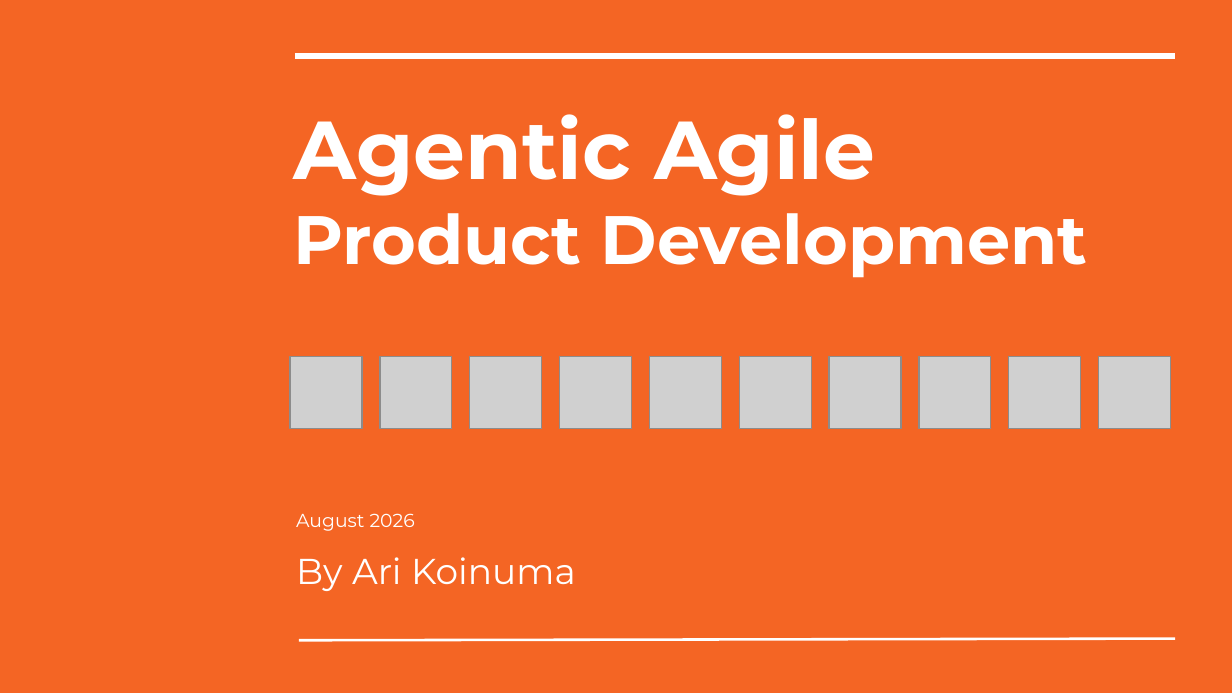
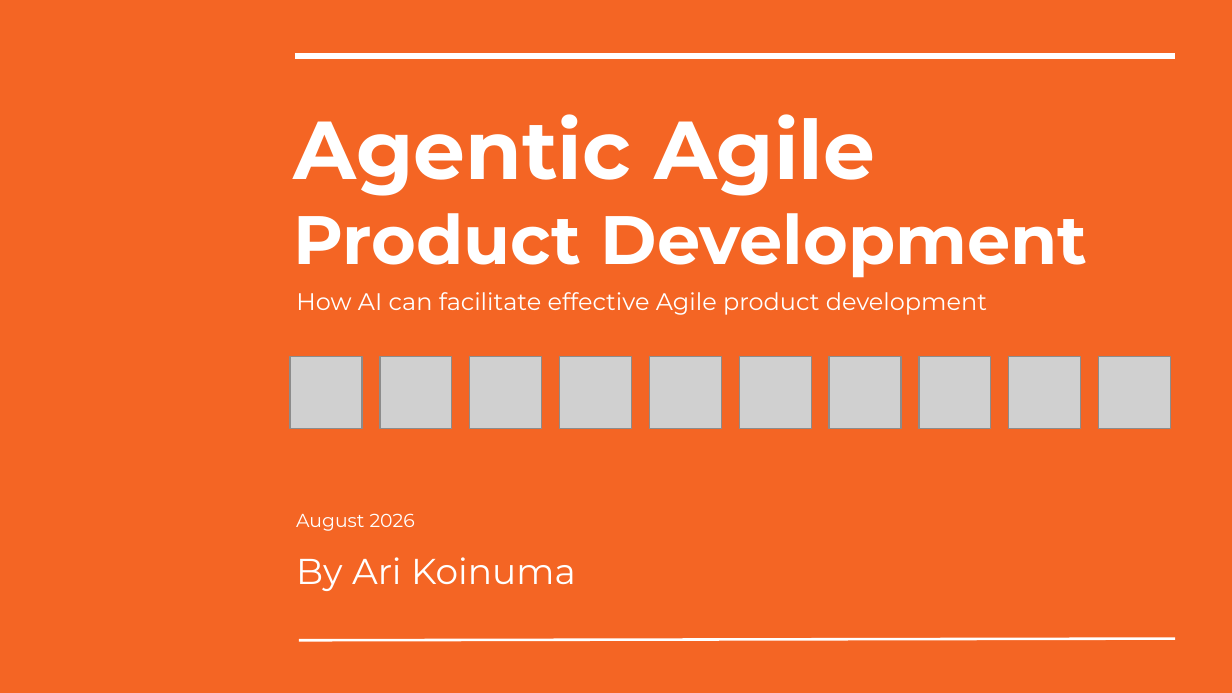
Before and after one commit to arikoinuma/agentic-agile-product-dev-pov, a slide deck: slide 1 of Agentic_Agile_Product_Development_by_Ari_Koinuma.pptx. Drawn at 1232x693 pixels with LibreOffice and Linux fonts; fonts in the diff are those of the drawing; grey boxes stand for pictures. Boxes give left, top, right and bottom in pixels: in the first picture for what was removed or moved away, otherwise in the second. Text is boxed around its words. In the diff, an @@ line names an element or a change of style, - is before the commit and + after.

```diff
--- a/Agentic_Agile_Product_Development_by_Ari_Koinuma.pptx
+++ b/Agentic_Agile_Product_Development_by_Ari_Koinuma.pptx
@@ text added at (296, 292, 987, 315), 14 pt, text #FFFFFF @@
+How AI can facilitate effective Agile product development
```
Also in this commit, not shown: 2 other files.
